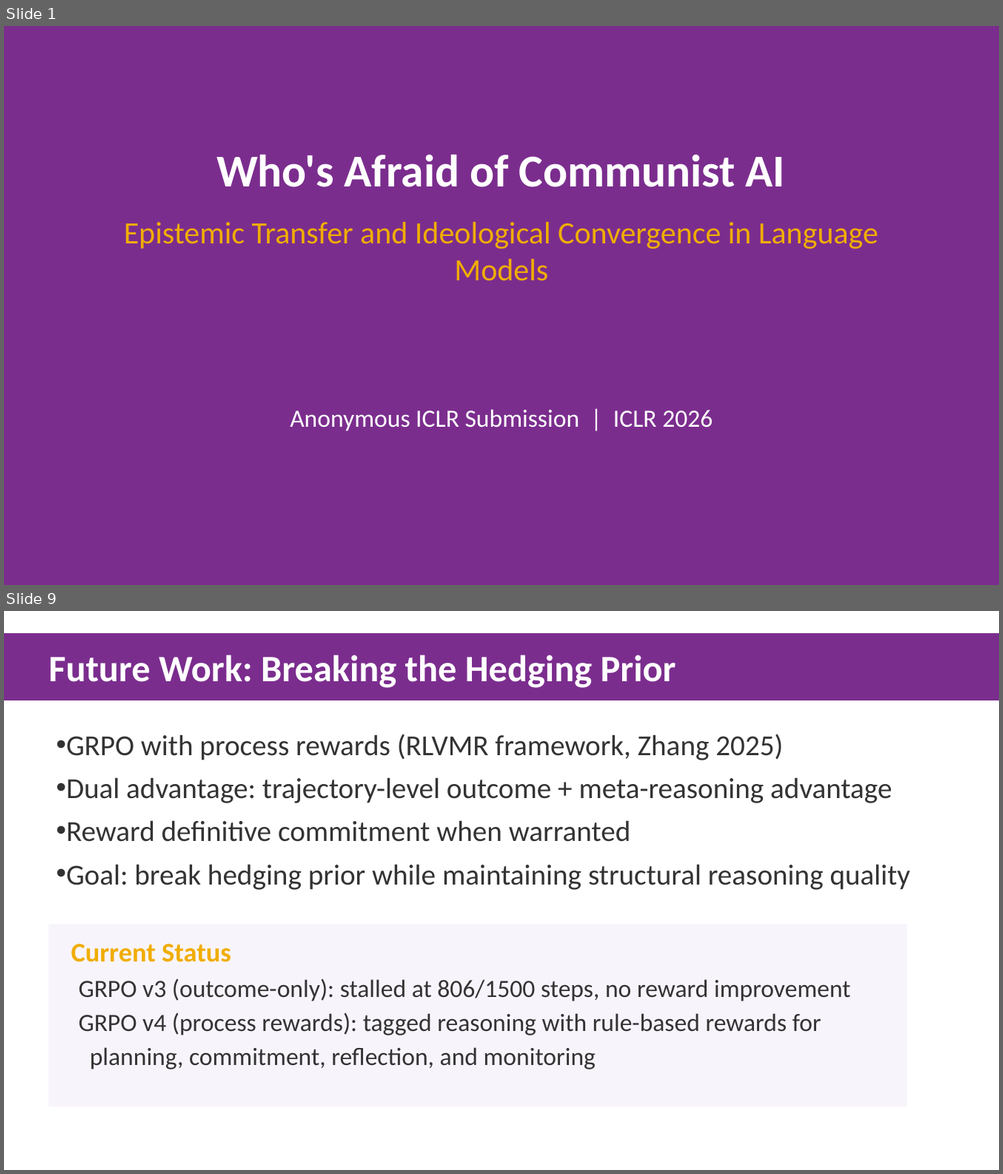
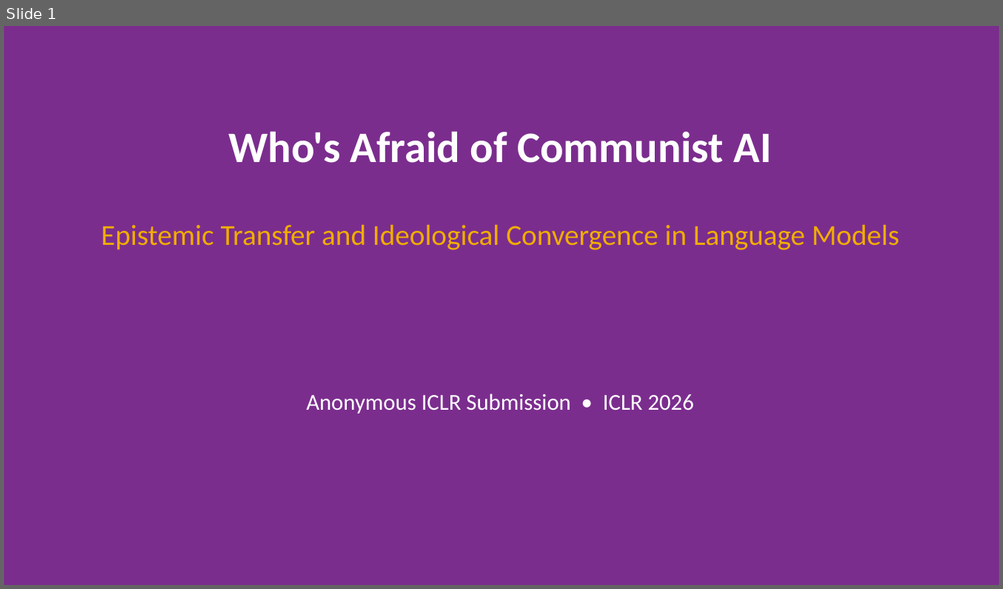
Before and after one commit to gbangban/ai-ideology-study, a slide deck: paper/iclr2026/iclr2026_spotlight.pptx. Shown one above the other, each under a label of ours: slides 1 and 9 before the commit, slide 1 after it; the slides between them are not shown. The pictures are 1003x1174 and 1003x589 pixels, drawn with LibreOffice and Linux fonts; fonts in the diff are those of the drawing. Boxes give left, top, right and bottom in pixels: in the first picture for what was removed or moved away, otherwise in the second. Text is boxed around its words. In the diff, an @@ line names an element or a change of style, - is before the commit and + after.

```diff
--- a/paper/iclr2026/iclr2026_spotlight.pptx
+++ b/paper/iclr2026/iclr2026_spotlight.pptx
@@ slide 9 removed at [4,611,999,1170], background #FFFFFF @@
@@ rectangle removed at [4,633,999,701] @@
-Future Work: Breaking the Hedging Prior
@@ text removed at [66,734,910,890] @@
-• GRPO with process rewards (RLVMR framework, Zhang 2025)
-• Dual advantage: trajectory-level outcome + meta-reasoning advantage
-• Reward definitive commitment when warranted
-• Goal: break hedging prior while maintaining structural reasoning quality
@@ rectangle removed at [48,924,907,1107] @@
@@ text removed at [71,944,231,963] @@
-Current Status
@@ text removed at [79,979,851,1070] @@
-GRPO v3 (outcome-only): stalled at 806/1500 steps, no reward improvement
-GRPO v4 (process rewards): tagged reasoning with rule-based rewards for
-planning, commitment, reflection, and monitoring
@@ slide 1 changed as well @@
@@ text "Who's Afraid of Communist AI": place and size @@
-text "Who's Afraid of Communist AI" at [124,154,878,281]
+text "Who's Afraid of Communist AI" at [228,131,771,163]
@@ text "Who's Afraid of Communist AI" at [228,131,771,163]: size 44 to 42 pt @@
@@ text added at [101,225,899,250], 28 pt, text #F0AD00 @@
+Epistemic Transfer and Ideological Convergence in Language Models
@@ text at [124,222,878,281]: paragraph removed @@
-Epistemic Transfer and Ideological Convergence in Language Models
@@ text at [306,394,694,414]: text changed; size 24 to 22 pt @@
-Anonymous ICLR Submission | ICLR 2026
+Anonymous ICLR Submission • ICLR 2026
```
Also in this commit, not shown: 6 other slides changed, 3 slides added, 2 other slides removed, 2 other files.
